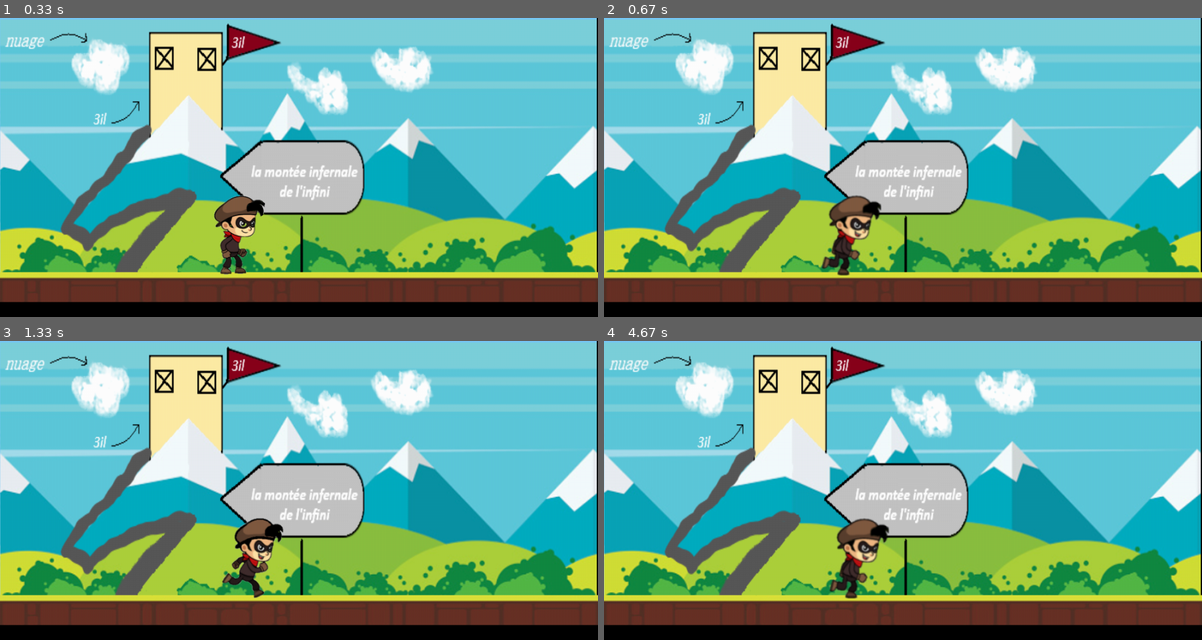
Above: before the commit, frames 1-4 (two rows, left to right).
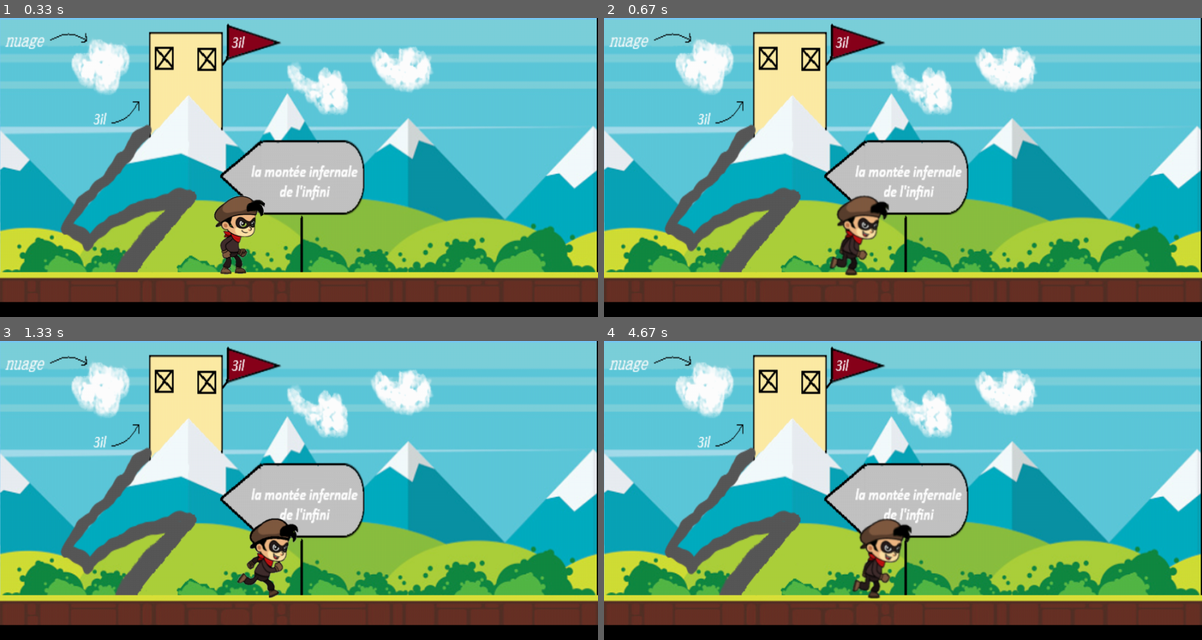
Above: after the commit, the same moments.

Repository: ahmedbrh/Global-jam-game-2021
Game: pygame game, started from main.py
Two runs of this game, one before a commit and one after it. Both use one fixed random seed, a clock stepped at 60 frames per second and the inputs below.
Inputs (mouse positions are in pixels of both pictures, inside the frame that each line leads up to):
- Up to frame 1 (0.33 s): no input
- Up to frame 2 (0.67 s): hold Right from 0.33 s (still down)
- Up to frame 3 (1.33 s): release Right at 0.8 s; click (275, 502) at 0.88 s; hold Right from 1.17 s (still down)
- Up to frame 4 (4.67 s): release Right at 1.63 s; hold Left 1.67-2.2 s; hold Left 2.23-2.63 s; hold Right 2.67-3.3 s; hold Left 3.33-3.8 s; hold Right 3.83-4.3 s; hold Right from 4.33 s (still down)

Frame 1 is identical in both runs. In frame 2, 1.4% of the frame differs, in the area x 36-48%, y 59-87%; in frame 3, 1.8%; in frame 4, 2.3%, in the area x 37-52%, y 59-87%.

Commit message:
add background.py file

Diff:
--- /dev/null
+++ b/background.py
@@ -0,0 +1,79 @@
+# code.Pylet - Scrolling Background With Player
+# watch the video here - https://youtu.be/AX8YU2hLBUg
+# Any questions? Just ask!
+
+import math, random, sys
+import pygame
+from pygame.locals import *
+
+# exit the program
+def events():
+	for event in pygame.event.get():
+		if event.type == QUIT or (event.type == KEYDOWN and event.key == K_ESCAPE):
+			pygame.quit()
+			sys.exit()
+
+# define display surface
+W, H = 1280, 720
+HW, HH = W / 2, H / 2
+AREA = W * H
+
+# initialise display
+pygame.init()
+
+CLOCK = pygame.time.Clock()
+DS = pygame.display.set_mode((W, H))
+pygame.display.set_caption("Aventure de ahmed")
+FPS = 500
+
+# define some colors
+BLACK = (0, 0, 0, 255)
+WHITE = (255, 255, 255, 255)
+
+bg = pygame.image.load("mountain.png").convert()
+bgWidth, bgHeight = bg.get_rect().size
+
+stageWidth = bgWidth * 2
+stagePosX = 0
+
+startScrollingPosX = HW
+
+circleRadius = 25
+circlePosX = circleRadius
+
+playerPosX = circleRadius
+playerPosY = 585
+playerVelocityX = 0
+
+# main loop
+while True:
+	events()
+
+	k = pygame.key.get_pressed()
+
+	if k[K_RIGHT]:
+		playerVelocityX = 1
+	elif k[K_LEFT]:
+		playerVelocityX = -1
+	else:
+		playerVelocityX = 0
+
+	playerPosX += playerVelocityX
+	if playerPosX > stageWidth - circleRadius: playerPosX = stageWidth - circleRadius
+	if playerPosX < circleRadius: playerPosX = circleRadius
+	if playerPosX < startScrollingPosX: circlePosX = playerPosX
+	elif playerPosX > stageWidth - startScrollingPosX: circlePosX = playerPosX - stageWidth + W
+	else:
+		circlePosX = startScrollingPosX
+		stagePosX += -playerVelocityX
+
+	rel_x = stagePosX % bgWidth
+	DS.blit(bg, (rel_x - bgWidth, 0))
+	if rel_x < W:
+		DS.blit(bg, (rel_x, 0))
+
+	pygame.draw.circle(DS, WHITE, (circlePosX, playerPosY - 25), circleRadius, 0)
+
+	pygame.display.update()
+	CLOCK.tick(FPS)
+	DS.fill(BLACK)
--- a/main.py
+++ b/main.py
@@ -2,48 +2,45 @@
 from pygame.locals import *
 import sys
 import random
-from tkinter import filedialog
-from tkinter import *
+
 pygame.init()
-
-
 vec = pygame.math.Vector2
 HEIGHT = 500
 WIDTH = 1000
 FPS = 60
-FPS_CLOCK = pygame.time.Clock()
+CLOCK = pygame.time.Clock()
 COUNT = 0
 
-joueur1image=pygame.image.load("joueur1.png")
+joueur1image = pygame.image.load("joueur1.png")
 displaysurface = pygame.display.set_mode((WIDTH, HEIGHT))
 pygame.display.set_caption("Les aventures de Ahmed")
 
-run_ani_R = [ pygame.image.load("joueur1 (1).png"),pygame.image.load("joueur1 (2).png"),pygame.image.load("joueur1 (3).png"),pygame.image.load("joueur1 (4).png"),]
-run_ani_L = [ pygame.image.load("joueur1gauche (1).png"),pygame.image.load("joueur1gauche (2).png"),pygame.image.load("joueur1gauche (3).png"),pygame.image.load("joueur1gauche (4).png"),]
-
-
-
+run_ani_R = [pygame.image.load("joueur1 (1).png"), pygame.image.load(
+    "joueur1 (2).png"), pygame.image.load("joueur1 (3).png"), pygame.image.load("joueur1 (4).png"), ]
+run_ani_L = [pygame.image.load("joueur1gauche (1).png"), pygame.image.load(
+    "joueur1gauche (2).png"), pygame.image.load("joueur1gauche (3).png"), pygame.image.load("joueur1gauche (4).png"), ]
 
 
 class Background(pygame.sprite.Sprite):
-      def __init__(self):
-            super().__init__()
-            self.bgimage = pygame.image.load("bg2.png")
-            self.bgY = 0
-            self.bgX = 0
+    def __init__(self):
+        super().__init__()
+        self.bgimage = pygame.image.load("bg2.png").convert()
+        self.bgY = 0
+        self.bx = 0
 
-      def render(self):
-            displaysurface.blit(self.bgimage, (self.bgX, self.bgY))
+    def render(self):
+        displaysurface.blit(self.bgimage, (self.bx, self.bgY))
 
 
 class Terrain(pygame.sprite.Sprite):
     def __init__(self):
         super().__init__()
         self.image = pygame.image.load("t2.png")
-        self.rect = self.image.get_rect(center = (500, 450))
+        self.rect = self.image.get_rect(center=(500, 450))
 
     def render(self):
         displaysurface.blit(self.image, (self.rect.x, self.rect.y))
+
 
 
 class Joueur(pygame.sprite.Sprite):
@@ -51,50 +48,47 @@
         super().__init__()
         self.image = pygame.image.load("joueur1.png")
         self.rect = self.image.get_rect()
-        self.move_frame=0
-        self.timestamp=pygame.time.get_ticks()
-        self.vx = 0.35
+        self.move_frame = 0
+        self.timestamp = pygame.time.get_ticks()
+        self.vx = 1
         self.pos = vec((400, 430))
-        self.vel = vec(0,0)
+        self.vel = vec(0, 0)
         self.direction = "RIGHT"
 
     def move(self):
         pressed_keys = pygame.key.get_pressed()
 
         if pressed_keys[K_LEFT]:
-            self.direction="LEFT"
-            if pygame.time.get_ticks()>=self.timestamp+150:
-                self.move_frame+=1
+            self.direction = "LEFT"
+            if pygame.time.get_ticks() >= self.timestamp+150:
+                self.move_frame += 1
                 self.update()
                 self.image = run_ani_L[self.move_frame]
-                self.timestamp=pygame.time.get_ticks()
-
+                self.timestamp = pygame.time.get_ticks()
 
             self.pos.x -= self.vx
 
         elif pressed_keys[K_RIGHT]:
-            self.direction="RIGHT"
-            if pygame.time.get_ticks()>=self.timestamp+150:
-                self.move_frame+=1
+            self.direction = "RIGHT"
+            if pygame.time.get_ticks() >= self.timestamp+150:
+                self.move_frame += 1
                 self.update()
                 self.image = run_ani_R[self.move_frame]
-                self.timestamp=pygame.time.get_ticks()
+                self.timestamp = pygame.time.get_ticks()
             self.pos.x += self.vx
 
-
         else:
-            self.move_frame=0
-            if self.direction=="RIGHT":
+            self.move_frame = 0
+            if self.direction == "RIGHT":
                 self.image = pygame.image.load("joueur1.png")
             else:
                 self.image = pygame.image.load("joueur1gauche.png")
         self.rect.midbottom = self.pos
+
     def update(self):
-      if self.move_frame ==4 :
+        if self.move_frame == 4:
             self.move_frame = 0
             return
-
-
 
     def attack(self):
         pass
@@ -102,9 +96,11 @@
     def jump(self):
         pass
 
+
 class Ennemi(pygame.sprite.Sprite):
-      def __init__(self):
+    def __init__(self):
         super().__init__()
+
 
 joueur = Joueur()
 background = Background()
@@ -120,14 +116,18 @@
 
         # Les actions à effectuer lors quand on fait un clic de la souris
         if event.type == pygame.MOUSEBUTTONDOWN:
-              pass
+            pass
 
         # Les actions à effectuer lors quand on fait un clic sur le clavier
         if event.type == pygame.KEYDOWN:
-              pass
+            pass
     joueur.move()
     background.render()
+
     terrain.render()
 
     displaysurface.blit(joueur.image, joueur.rect)
     pygame.display.update()
+    # CLOCK.tick(FPS)
+
+# displaysurface.blit(self.bgimage, (self.bgX, self.bgY))
Binary file added: mountain.png
Binary file added: mountains.png
